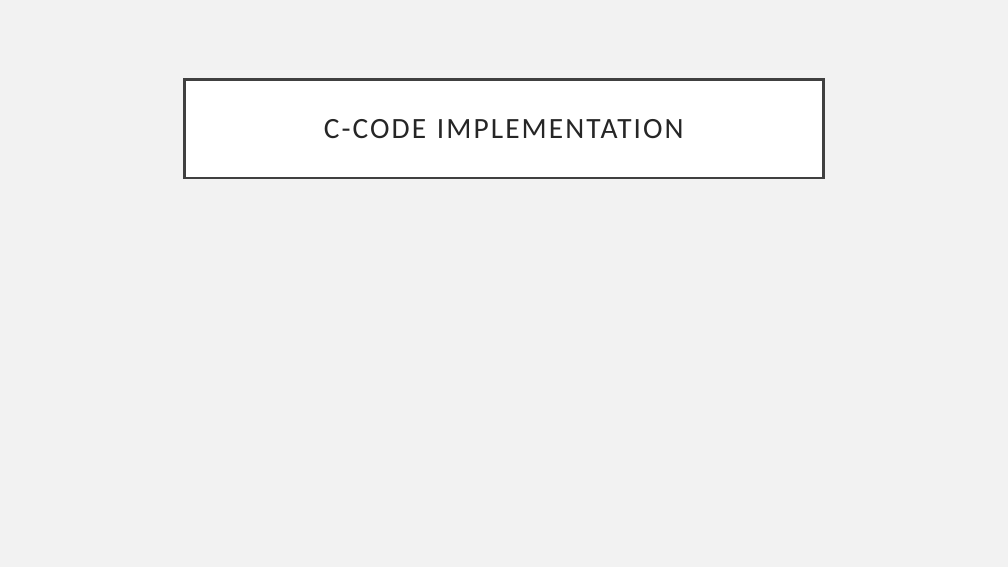
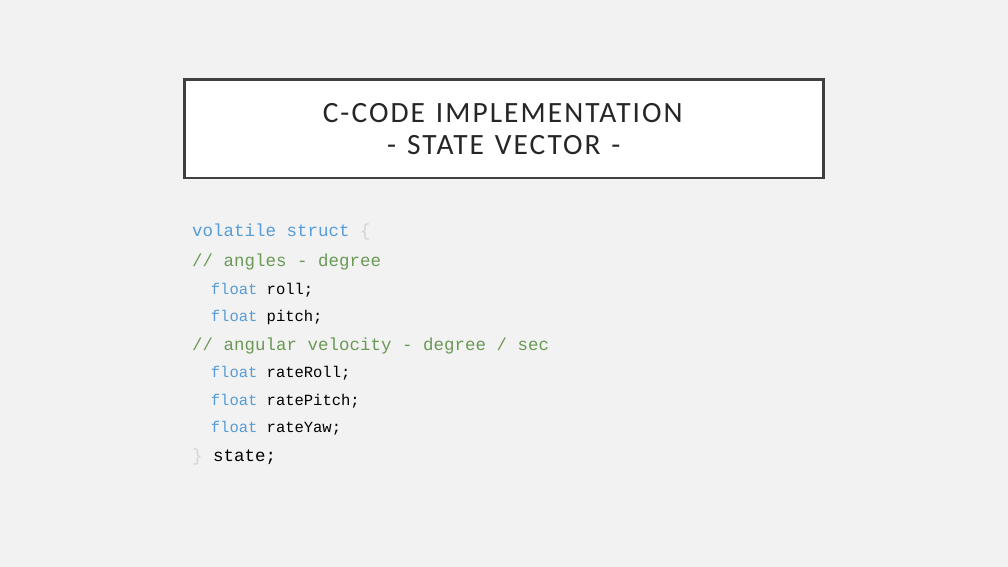
Before and after one commit to jonherz/quadcopter_g22, a slide deck: slide 5 of project_presentation.pptx. Drawn at 1008x567 pixels with LibreOffice and Linux fonts; fonts in the diff are those of the drawing. Boxes give left, top, right and bottom in pixels: in the first picture for what was removed or moved away, otherwise in the second. Text is boxed around its words. In the diff, an @@ line names an element or a change of style, - is before the commit and + after.

```diff
--- a/project_presentation.pptx
+++ b/project_presentation.pptx
@@ title at (x1=323, y1=103, x2=683, y2=154): text changed @@
-C-CODE IMPLEMENTATION
+C-CODE IMPLEMENTATION
+- STATE VECTOR -
@@ text added at (x1=192, y1=224, x2=549, y2=464), 16.6 pt, text #000000 @@
+volatile struct {
+// angles - degree
+  float roll;
+  float pitch;
+// angular velocity - degree / sec
+  float rateRoll;
+  float ratePitch;
+  float rateYaw;
+} state;
```
Also in this commit, not shown: 4 slides added, 2 other files.
